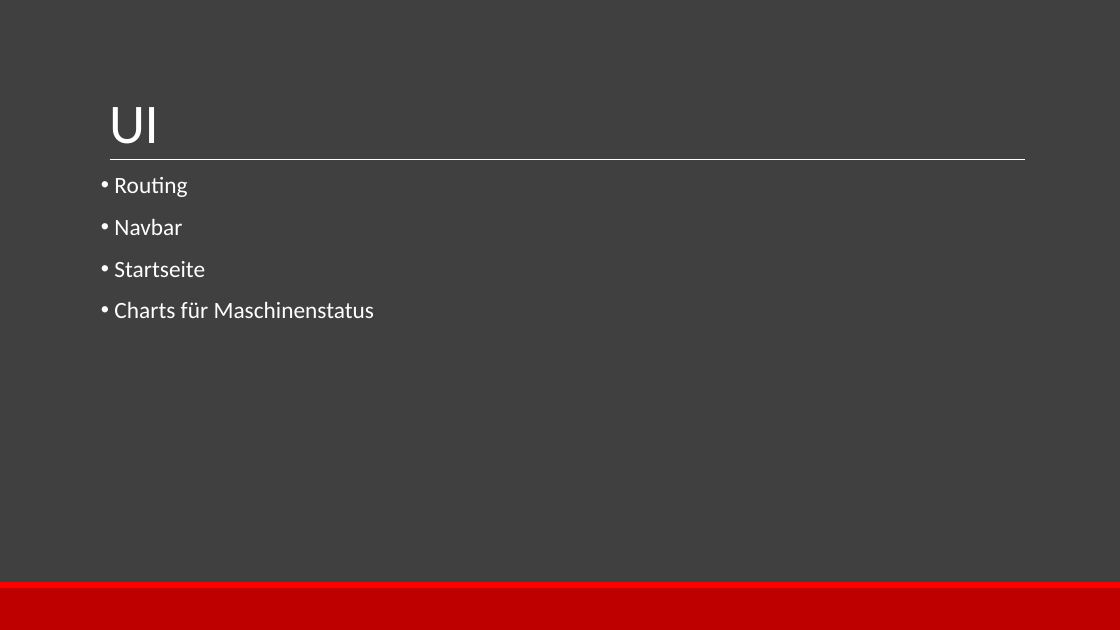
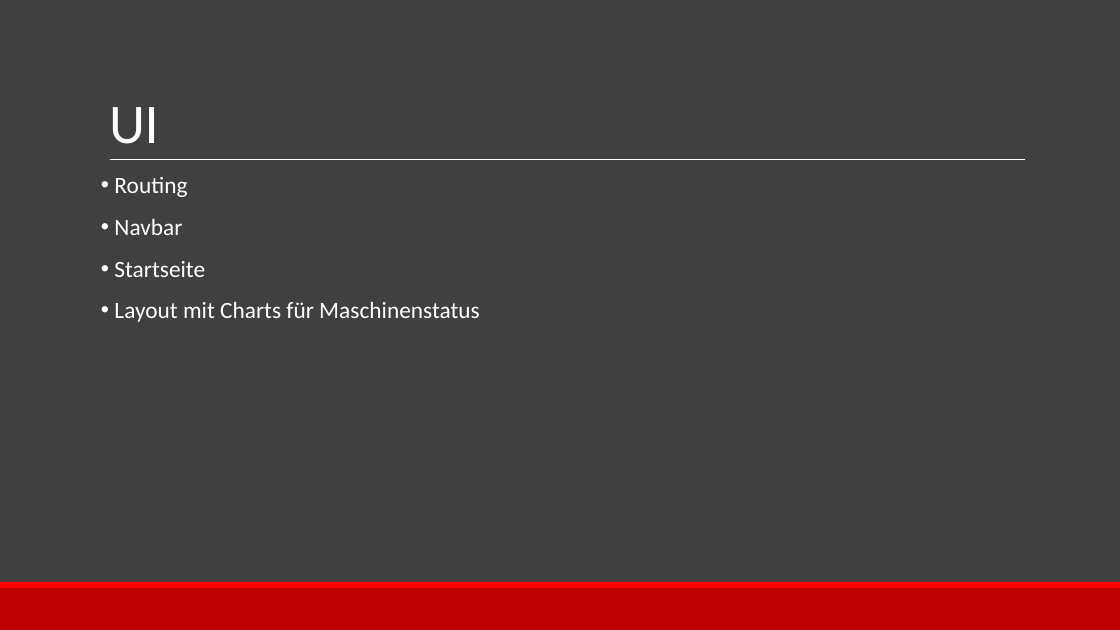
Before and after one commit to buegeleisen/dhbw_14sea_projekt, a slide deck: slide 3 of Portfolio/Session2.pptx. Drawn at 1120x630 pixels with LibreOffice and Linux fonts; fonts in the diff are those of the drawing. Boxes give left, top, right and bottom in pixels: in the first picture for what was removed or moved away, otherwise in the second. Text is boxed around its words. In the diff, an @@ line names an element or a change of style, - is before the commit and + after.

Commit message:
ppt

```diff
--- a/Portfolio/Session2.pptx
+++ b/Portfolio/Session2.pptx
@@ text at (114,302,480,322): text changed @@
-• Charts für Maschinenstatus
+• Layout mit Charts für Maschinenstatus
```
